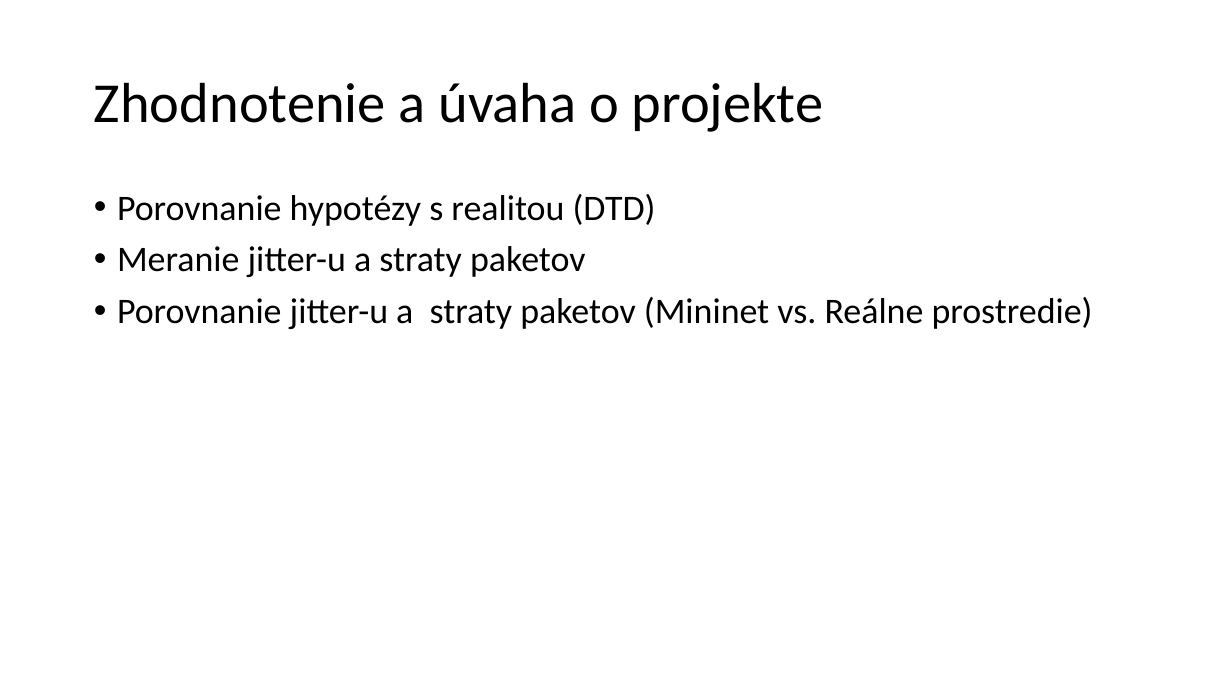
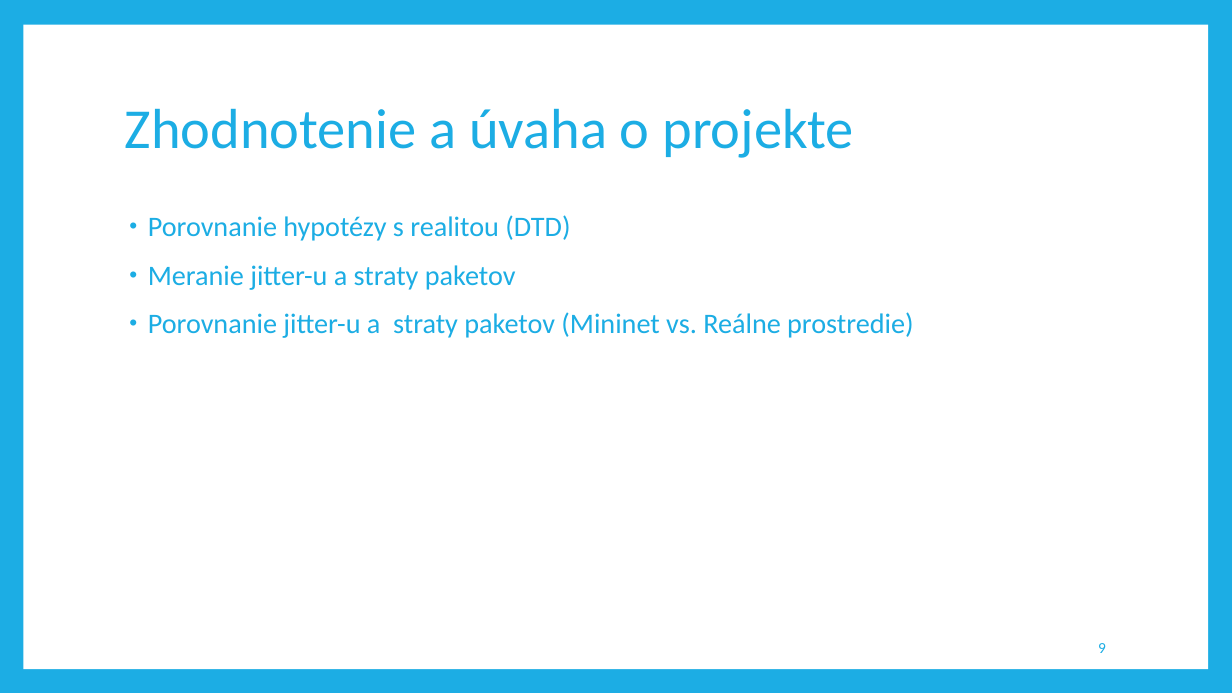
Before and after one commit to aks-2017/semestralne-zadania-semestralne-zadanie-72229-72280-72424, a slide deck: slide 9 of docs/prezentacia.pptx. Drawn at 1232x693 pixels with LibreOffice and Linux fonts; fonts in the diff are those of the drawing. Boxes give left, top, right and bottom in pixels: in the first picture for what was removed or moved away, otherwise in the second. Text is boxed around its words. In the diff, an @@ line names an element or a change of style, - is before the commit and + after.

Commit message:
Add names and theme to prezentacia.pptx

```diff
--- a/docs/prezentacia.pptx
+++ b/docs/prezentacia.pptx
@@ background #FFFFFF to #1CADE4 @@
@@ rectangle added at bbox=[23, 25, 1208, 669], fill #FFFFFF @@
@@ title "Zhodnotenie a úvaha o projekte": place and size @@
-title "Zhodnotenie a úvaha o projekte" at bbox=[94, 82, 824, 132]
+title "Zhodnotenie a úvaha o projekte" at bbox=[125, 108, 855, 158]
@@ title "Zhodnotenie a úvaha o projekte" at bbox=[125, 108, 855, 158]: text colour #000000 to #1CADE4 @@
@@ text "Porovnanie hypotézy s realitou (DTD)": place and size @@
-text "Porovnanie hypotézy s realitou (DTD)" at bbox=[117, 194, 1093, 329]
+text "Porovnanie hypotézy s realitou (DTD)" at bbox=[148, 215, 913, 338]
@@ text "Porovnanie hypotézy s realitou (DTD)" at bbox=[148, 215, 913, 338]: size 28 to 22 pt, text colour #000000 to #1CADE4; indent changed; more space between paragraphs @@
@@ page number added at bbox=[1098, 643, 1106, 653], 12 pt, text #1CADE4 @@
+9
```
Also in this commit, not shown: 9 other slides changed.
